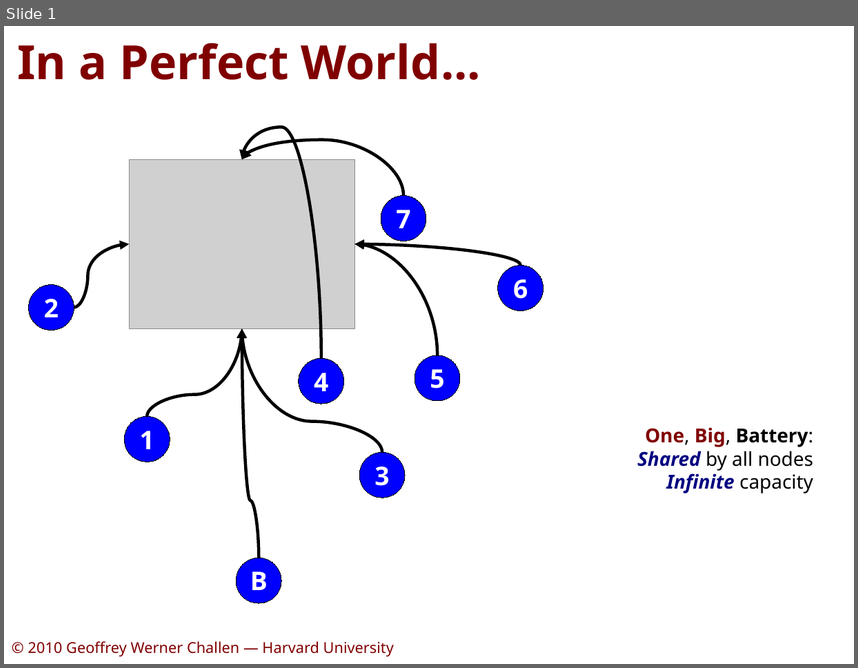
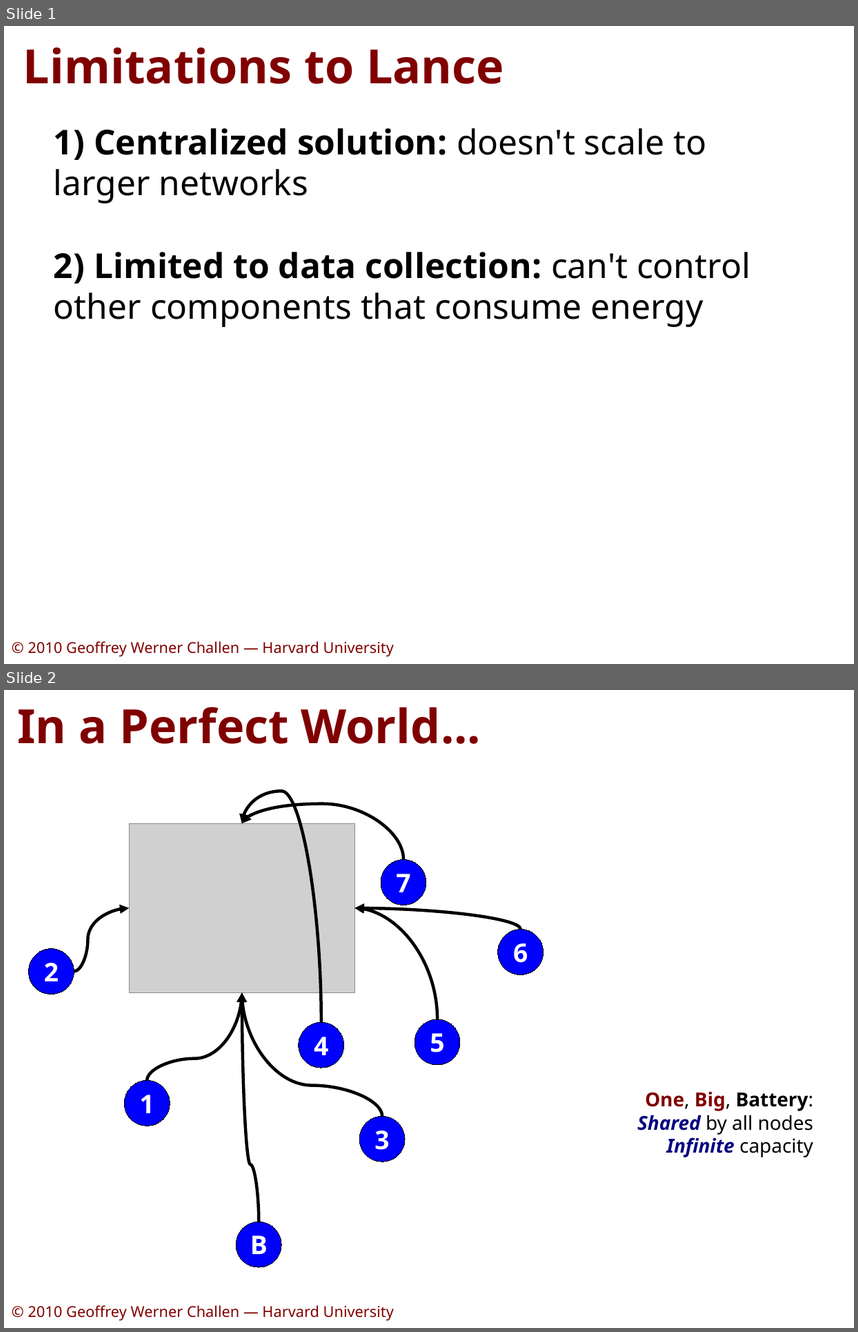
Before and after one commit to gchallen/thesis, a slide deck: talk/idea.odp. Shown one above the other, each under a label of ours: slide 1 before the commit, slides 1 and 2 after it. The pictures are 858x668 and 858x1332 pixels, drawn with LibreOffice and Linux fonts; fonts in the diff are those of the drawing; grey boxes stand for pictures. Boxes give left, top, right and bottom in pixels: in the first picture for what was removed or moved away, otherwise in the second. Text is boxed around its words. In the diff, an @@ line names an element or a change of style, - is before the commit and + after.

Commit message:
New.

```diff
--- a/talk/idea.odp
+++ b/talk/idea.odp
@@ slide 1 added at [4, 26, 854, 664], background #FFFFFF; not listed: 1 template element that a slide beside it also shows @@
@@ title added at [23, 47, 504, 84], 44 pt, text #800000, bold @@
+Limitations to Lance
@@ text added at [54, 128, 751, 327], 32 pt, text #000000 @@
+1) Centralized solution: doesn't scale to larger networks
+2) Limited to data collection: can't control other components that consume energy
@@ what was slide 1 is now slide 2 @@
```
Also in this commit, not shown: 1 slide changed, 1 slide removed.
